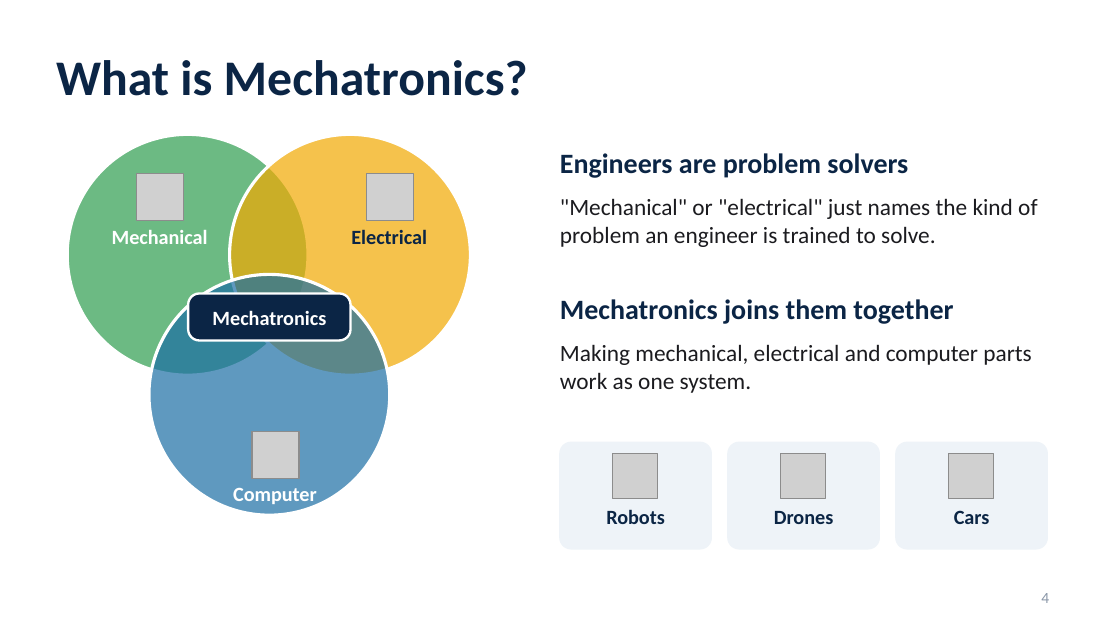
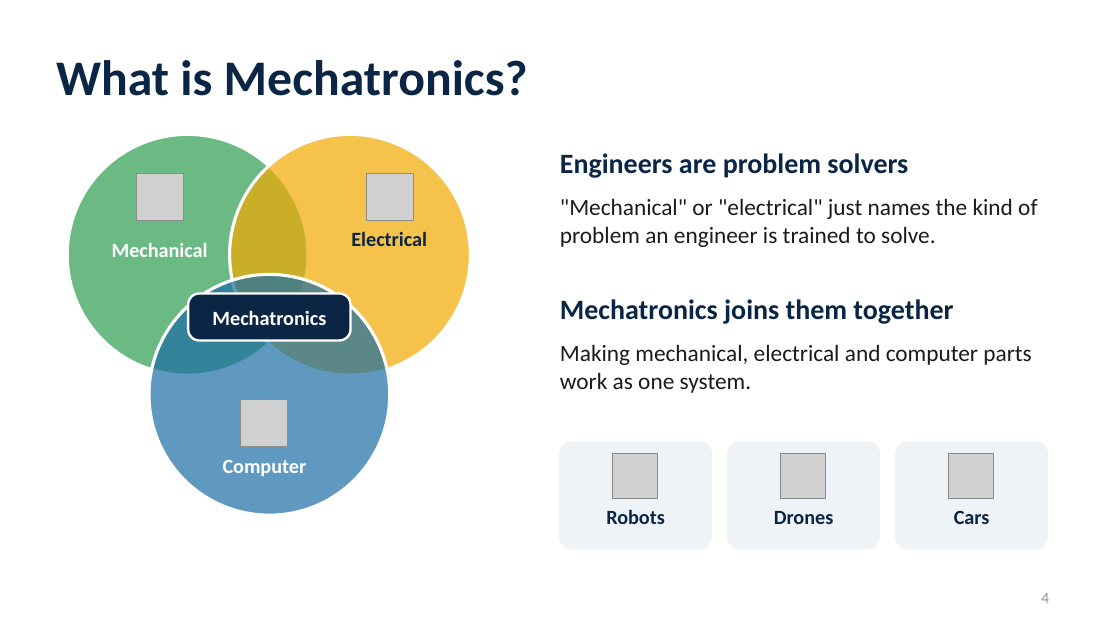
Before and after one commit to GoldenExperienceR/EEE4022S_TRKJON002_Solar_Car, a slide deck: slide 4 of media/out-01/out-01_outreach-presentation_latest.pptx. Drawn at 1120x630 pixels with LibreOffice and Linux fonts; fonts in the diff are those of the drawing; grey boxes stand for pictures. Boxes give left, top, right and bottom in pixels: in the first picture for what was removed or moved away, otherwise in the second. Text is boxed around its words. In the diff, an @@ line names an element or a change of style, - is before the commit and + after.

```diff
--- a/media/out-01/out-01_outreach-presentation_latest.pptx
+++ b/media/out-01/out-01_outreach-presentation_latest.pptx
@@ text "Mechanical": place and size @@
-text "Mechanical" at (112, 230, 208, 244)
+text "Mechanical" at (112, 243, 208, 257)
@@ picture: place and size @@
-picture at (252, 431, 299, 478)
+picture at (241, 400, 288, 447)
@@ text "Computer" rewrapped from (233, 488, 317, 508) to (223, 460, 307, 476) @@
```
Also in this commit, not shown: 2 other slides changed, 1 other file.
